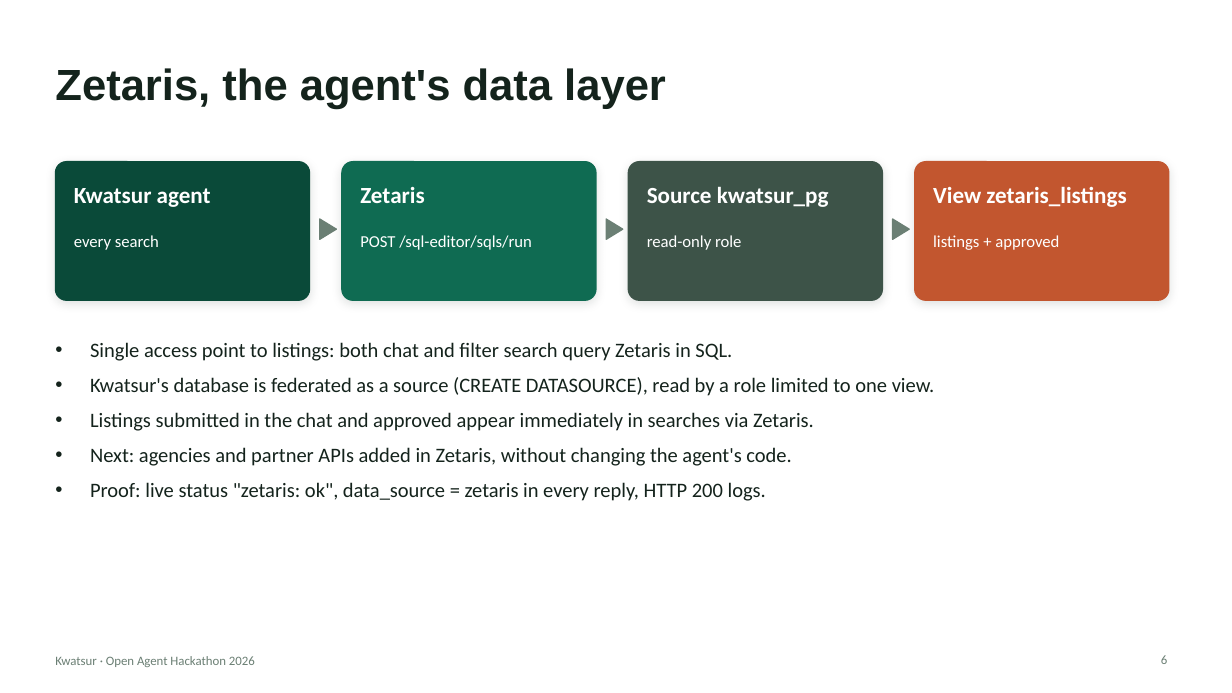
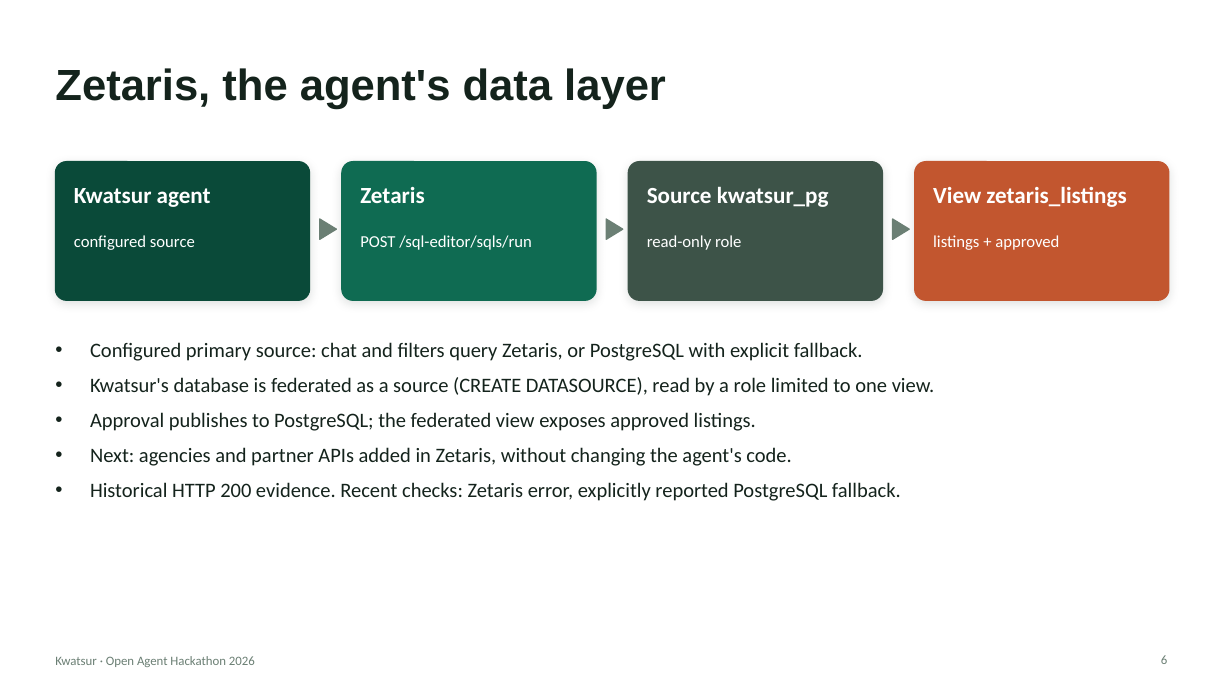
Before and after one commit to saoulforotheruse-tech/kwatsur, a slide deck: slide 6 of docs/doc_a_soumetre_pour_hackathon/en/04_kwatsur_presentation.pptx. Drawn at 1232x693 pixels with LibreOffice and Linux fonts; fonts in the diff are those of the drawing. Boxes give left, top, right and bottom in pixels: in the first picture for what was removed or moved away, otherwise in the second. Text is boxed around its words. In the diff, an @@ line names an element or a change of style, - is before the commit and + after.

```diff
--- a/docs/doc_a_soumetre_pour_hackathon/en/04_kwatsur_presentation.pptx
+++ b/docs/doc_a_soumetre_pour_hackathon/en/04_kwatsur_presentation.pptx
@@ text at [74, 235, 195, 250]: text changed @@
-every search
+configured source
@@ text at [90, 342, 863, 361]: text changed @@
-• Single access point to listings: both chat and filter search query Zetaris in SQL.
+• Configured primary source: chat and filters query Zetaris, or PostgreSQL with explicit fallback.
@@ text at [90, 412, 756, 431]: text changed @@
-• Listings submitted in the chat and approved appear immediately in searches via Zetaris.
+• Approval publishes to PostgreSQL; the federated view exposes approved listings.
@@ text at [90, 482, 901, 501]: text changed @@
-• Proof: live status "zetaris: ok", data_source = zetaris in every reply, HTTP 200 logs.
+• Historical HTTP 200 evidence. Recent checks: Zetaris error, explicitly reported PostgreSQL fallback.
```
Also in this commit, not shown: 7 other slides changed, 2 slides added, 31 other files.
